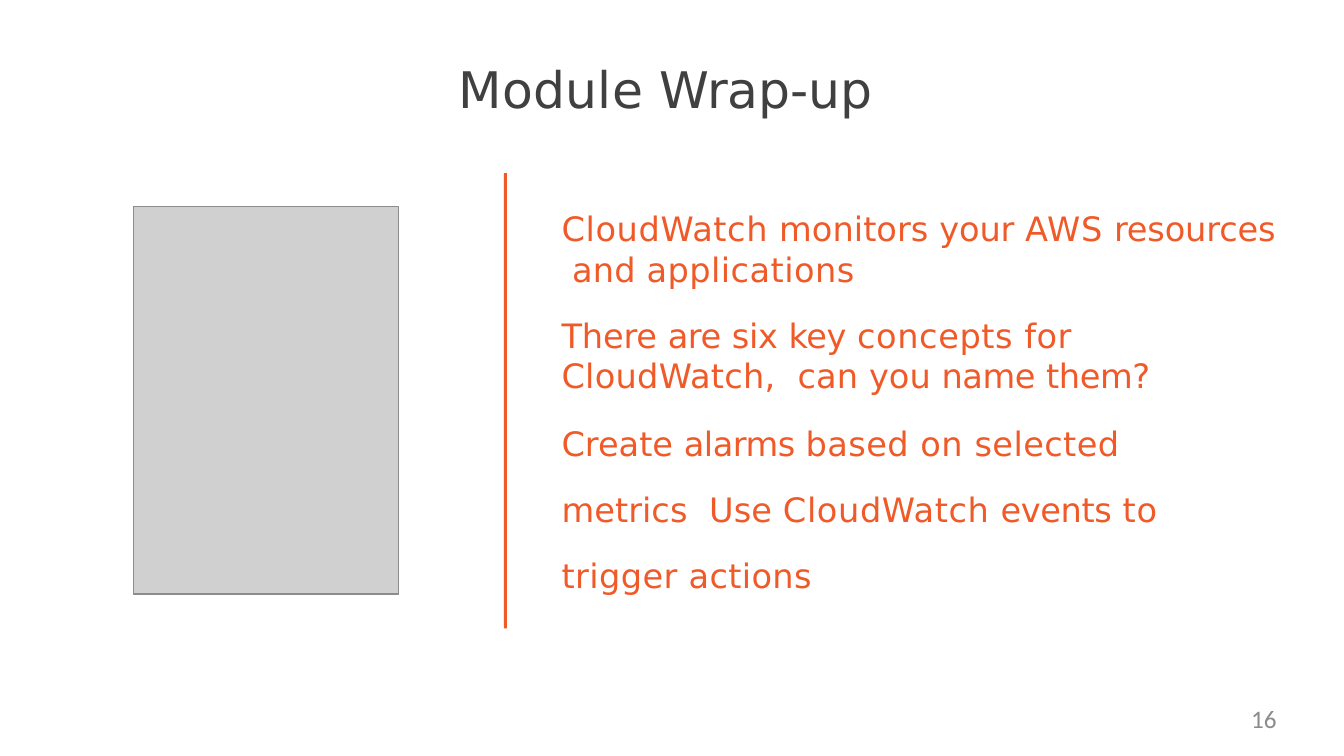
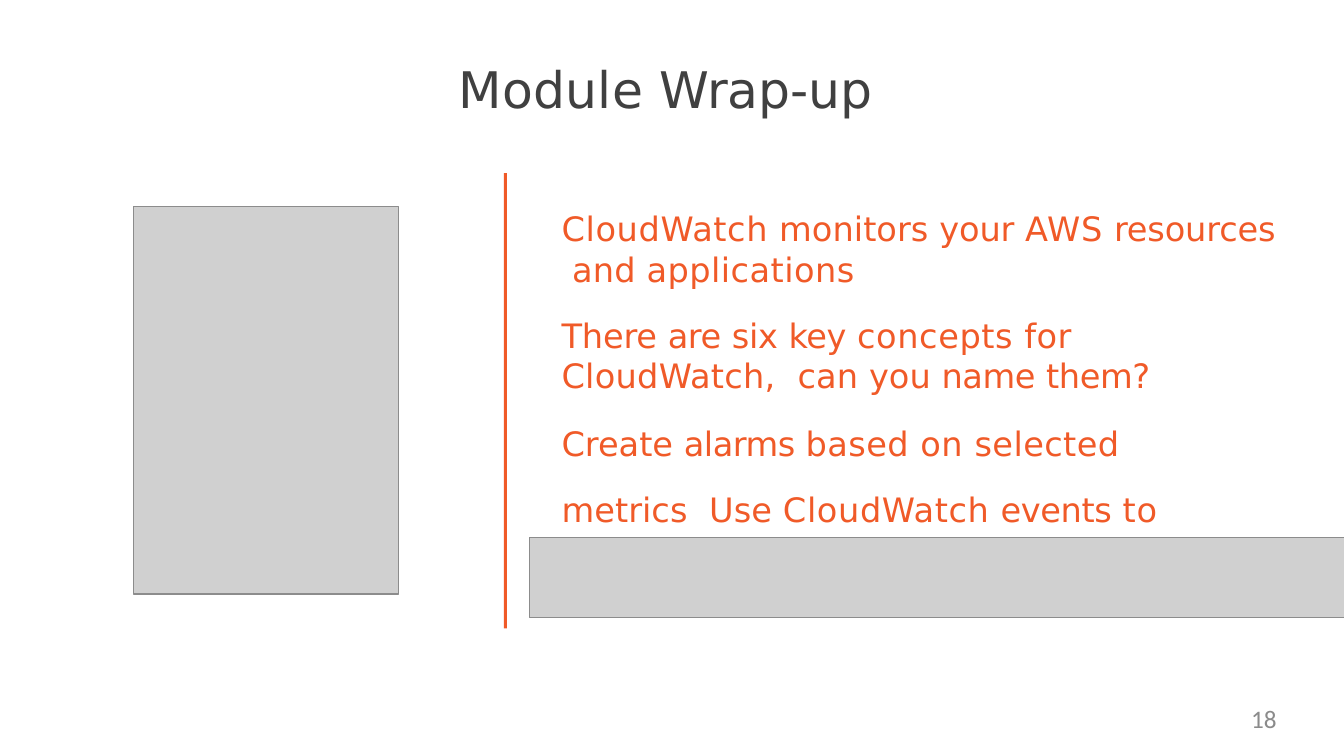
Before and after one commit to StevenJoseph19/Cloud-Computing, a slide deck: slide 18 of Day 6/Slides/2. Configuring and Using CloudWatch for Advanced Workloads/configuring-and-using-cloudwatch-for-advanced-workloads-slides.pptx (slide 16 before the commit). Drawn at 1344x756 pixels with LibreOffice and Linux fonts; fonts in the diff are those of the drawing; grey boxes stand for pictures; background and template pictures are left out. Boxes give left, top, right and bottom in pixels: in the first picture for what was removed or moved away, otherwise in the second. Text is boxed around its words. In the diff, an @@ line names an element or a change of style, - is before the commit and + after.

```diff
--- a/Day 6/Slides/2. Configuring and Using CloudWatch for Advanced Workloads/configuring-and-using-cloudwatch-for-advanced-workloads-slides.pptx
+++ b/Day 6/Slides/2. Configuring and Using CloudWatch for Advanced Workloads/configuring-and-using-cloudwatch-for-advanced-workloads-slides.pptx
@@ picture added at [529, 537, 1344, 618] @@
@@ page number at [1251, 711, 1277, 728]: text changed @@
-16
+18
```
Also in this commit, not shown: 2 slides added, 12 other files.
